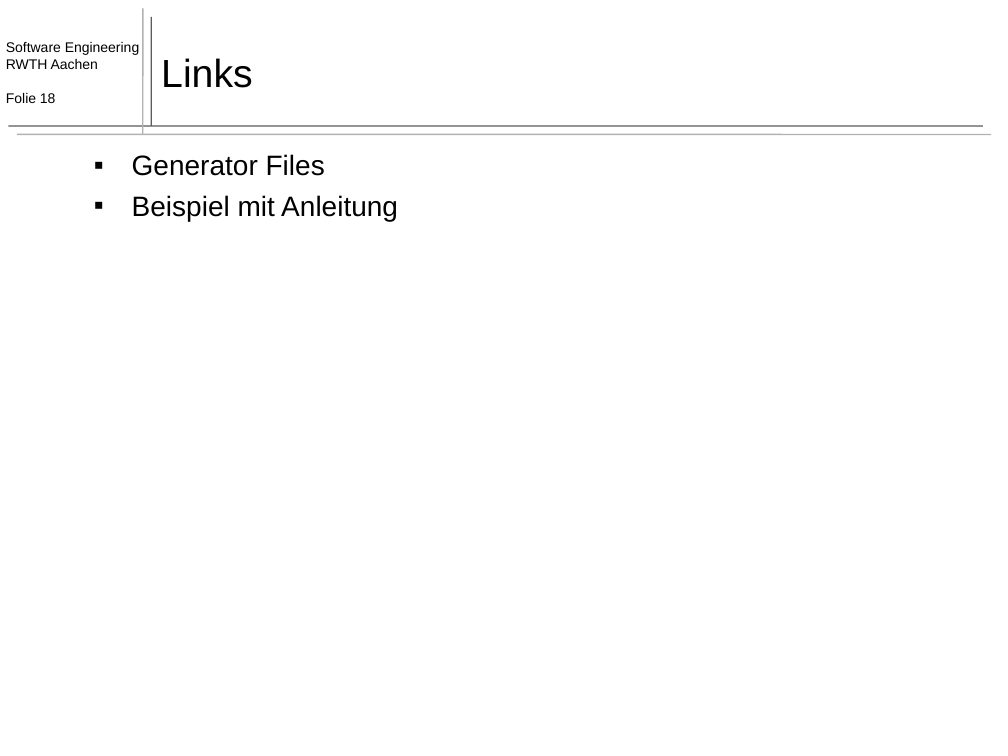
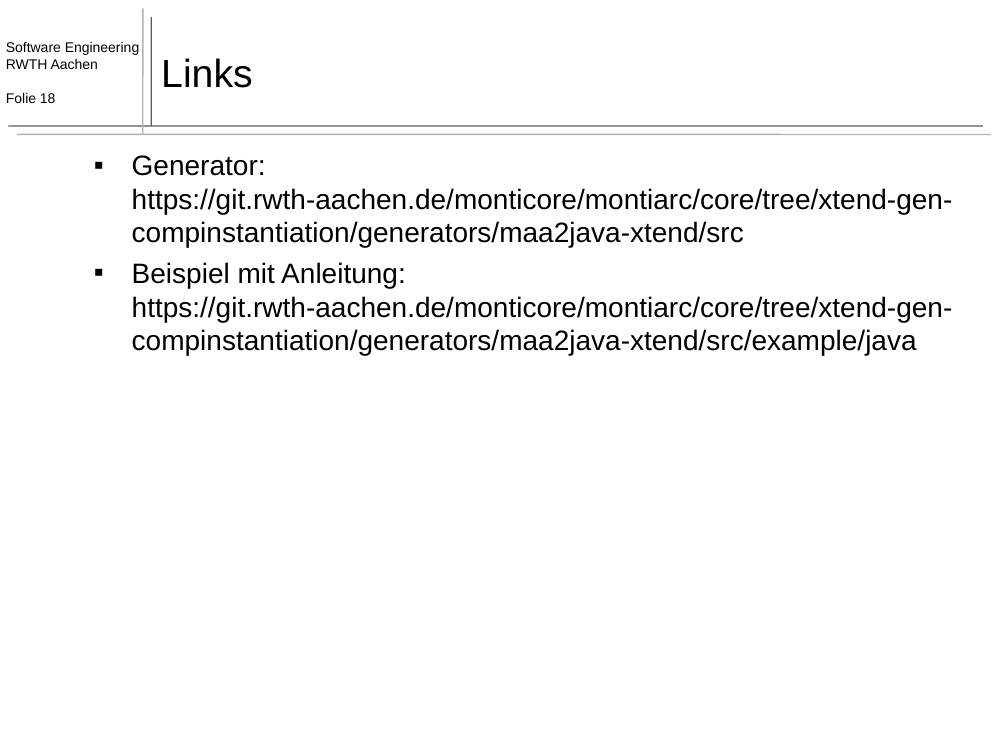
Before and after one commit to MontiCore/montiarc, a slide deck: slide 18 of ComponentInstatiation.ppt. Drawn at 1008x756 pixels with LibreOffice and Linux fonts; fonts in the diff are those of the drawing. Boxes give left, top, right and bottom in pixels: in the first picture for what was removed or moved away, otherwise in the second. Text is boxed around its words. In the diff, an @@ line names an element or a change of style, - is before the commit and + after.

```diff
--- a/ComponentInstatiation.ppt
+++ b/ComponentInstatiation.ppt
@@ text at <box>132,155,953,355</box>: text changed @@
-▪ Generator Files
-▪ Beispiel mit Anleitung
+▪ Generator: https://git.rwth-aachen.de/monticore/montiarc/core/tree/xtend-gen-compinstantiation/generators/maa2java-xtend/src
+▪ Beispiel mit Anleitung: https://git.rwth-aachen.de/monticore/montiarc/core/tree/xtend-gen-compinstantiation/generators/maa2java-xtend/src/example/java
```
Also in this commit, not shown: 2 other slides changed, 14 other files.
